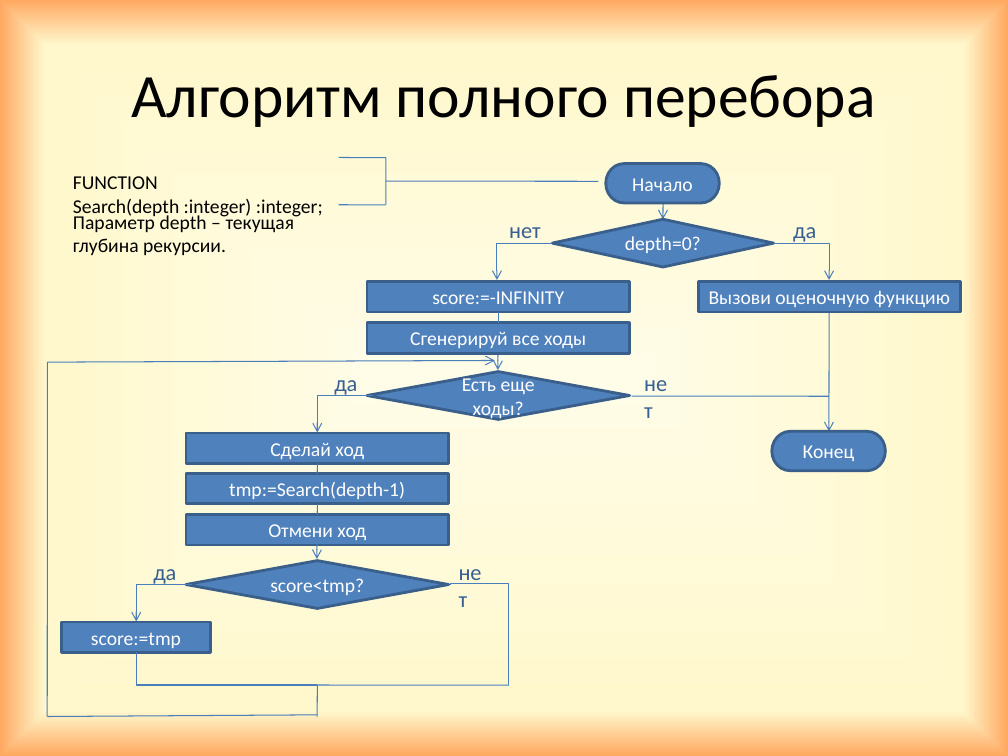
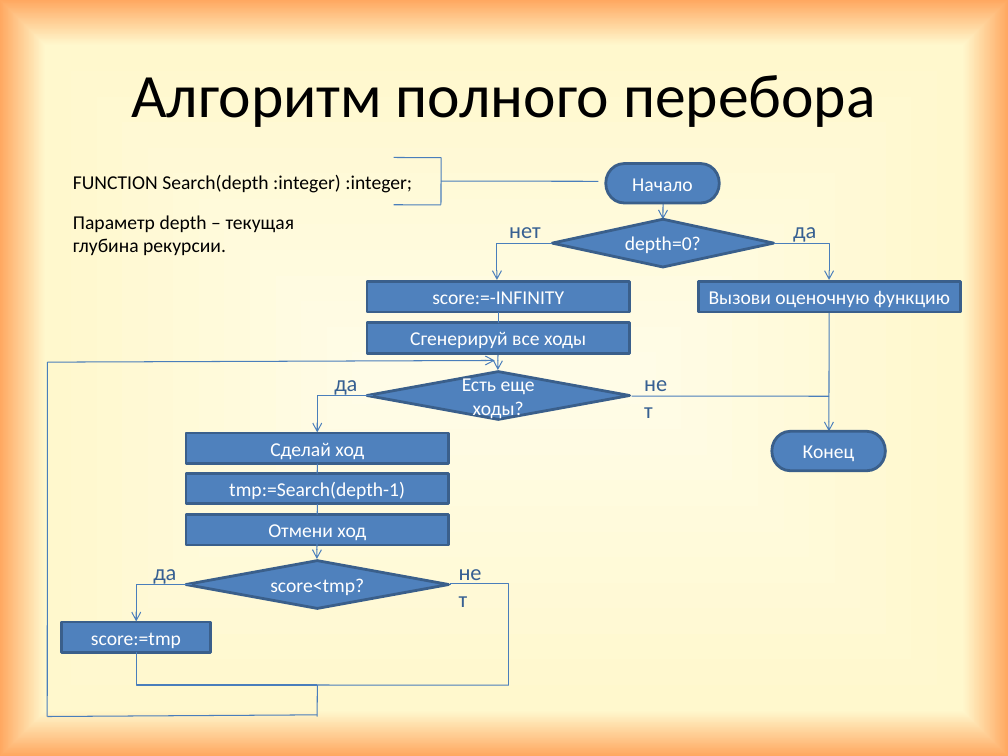
Before and after one commit to GrachevaElena/Checkers, a slide deck: slide 5 of Project.pptx. Drawn at 1008x756 pixels with LibreOffice and Linux fonts; fonts in the diff are those of the drawing. Boxes give left, top, right and bottom in pixels: in the first picture for what was removed or moved away, otherwise in the second. Text is boxed around its words. In the diff, an @@ line names an element or a change of style, - is before the commit and + after.

```diff
--- a/Project.pptx
+++ b/Project.pptx
@@ text "FUNCTION Search(depth :integer) :integer;" rewrapped from <box>73,176,323,219</box> to <box>73,175,412,193</box> @@
@@ 3 lines: place and size @@
-3 lines at <box>339,157,386,205</box>
+3 lines at <box>394,157,442,205</box>
@@ line moved from (599, 181) - (386, 181) to (599, 181) - (440, 181) @@
```
Also in this commit, not shown: 1 other slide changed, 2 slides added, 1 slide removed.
